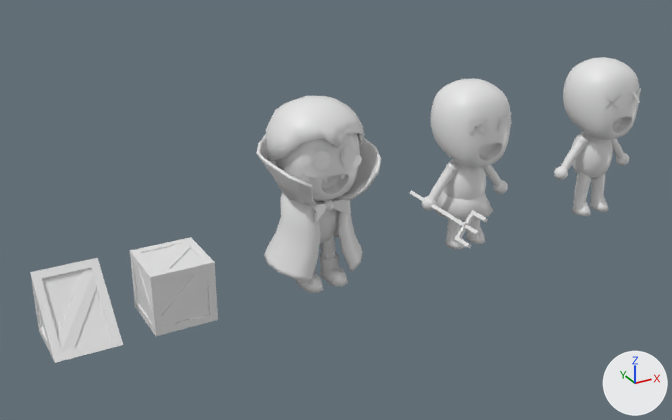
Renders of the FBX model Assets/FBX/adorable-vampire.fbx from each side of a commit.
Rendered twice from a 50 mm lens placed at (-6.44, -12.36, 7.35), pointed at (0.39, 0.07, 1.13). Arrows for +X, +Y and +Z are at lower right; the lights stay in place. Where no turn or scale is listed for an object, it has been applied to the vertices.

The first picture shows 'Crate', 'CrateSlope', 'Cube.008', 'PersonGibBody', 'PersonGibHead', 'PersonGibLefArm', 'PersonGibLeftLeg', 'PersonGibRightArm', 'PersonGibRightLeg', 'PersonMesh', 'SkirtMesh', 'VampireMesh'.
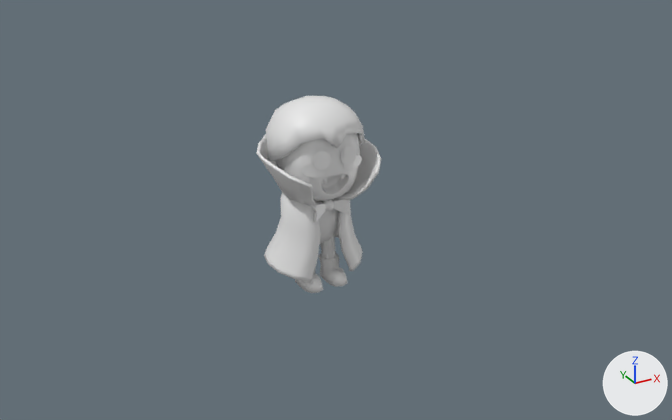
Pixel boxes (x1, y1, x2, y2) of what changed, in the pictures (672 x 420 px):
```json
{"object": "PersonMesh", "change": "deleted", "before": [422, 78, 512, 249]}
{"object": "CrateSlope", "change": "deleted", "before": [30, 258, 123, 363]}
{"object": "Crate", "change": "deleted", "before": [130, 237, 218, 336]}
{"object": "PersonGibHead", "change": "deleted", "before": [563, 57, 641, 140]}
{"object": "PersonGibBody", "change": "deleted", "before": [572, 132, 613, 179]}
{"object": "SkirtMesh", "change": "deleted", "before": [434, 190, 493, 221]}
{"object": "PersonGibRightLeg", "change": "deleted", "before": [572, 172, 591, 216]}
{"object": "PersonGibRightArm", "change": "deleted", "before": [554, 135, 588, 180]}
{"object": "Cube.008", "change": "deleted", "before": [410, 190, 488, 248]}
{"object": "PersonGibLeftLeg", "change": "deleted", "before": [590, 173, 608, 212]}
{"object": "PersonGibLefArm", "change": "deleted", "before": [610, 138, 629, 166]}
```

Scene script edits in JSON lines:
```json
{"op": "remove", "block": "ob_cube_008", "code": ["ob_cube_008 = bpy.data.objects.new('Cube.008', me_cube_013)", "ob_cube_008.location = (2.22, -0.42, 0.9)"]}
{"op": "remove", "block": "ob_persongibhead", "code": ["ob_persongibhead = bpy.data.objects.new('PersonGibHead', me_personmesh_001)", "ob_persongibhead.location = (6.0, -0.02, 2.3)"]}
{"op": "remove", "block": "ob_crate", "code": ["ob_crate = bpy.data.objects.new('Crate', me_cube_017)", "ob_crate.location = (-2.5, 0.0, 0.5)"]}
{"op": "remove", "block": "ob_persongibrightleg", "code": ["ob_persongibrightleg = bpy.data.objects.new('PersonGibRightLeg', me_personmesh_002)", "ob_persongibrightleg.location = (5.78, -0.02, 0.29)"]}
{"op": "remove", "block": "ob_crateslope", "code": ["ob_crateslope = bpy.data.objects.new('CrateSlope', me_cube_018)", "ob_crateslope.location = (-4.0, 0.0, 0.5)"]}
{"op": "remove", "block": "ob_skirtmesh", "code": ["ob_skirtmesh = bpy.data.objects.new('SkirtMesh', me_skirtmesh)", "ob_skirtmesh.location = (3.0, 0.0, 0.0)"]}
{"op": "remove", "block": "ob_persongibleftleg", "code": ["ob_persongibleftleg = bpy.data.objects.new('PersonGibLeftLeg', me_personmesh_003)", "ob_persongibleftleg.location = (6.22, -0.02, 0.29)"]}
{"op": "remove", "block": "ob_personmesh", "code": ["ob_personmesh = bpy.data.objects.new('PersonMesh', me_personmesh)", "ob_personmesh.location = (3.0, 0.0, 0.0)"]}
{"op": "remove", "block": "ob_persongibbody", "code": ["ob_persongibbody = bpy.data.objects.new('PersonGibBody', me_personmesh_006)", "ob_persongibbody.location = (6.0, 0.06, 1.14)"]}
{"op": "remove", "block": "ob_persongiblefarm", "code": ["ob_persongiblefarm = bpy.data.objects.new('PersonGibLefArm', me_personmesh_005)", "ob_persongiblefarm.location = (6.59, 0.0, 1.15)"]}
{"op": "remove", "block": "ob_persongibrightarm", "code": ["ob_persongibrightarm = bpy.data.objects.new('PersonGibRightArm', me_personmesh_004)", "ob_persongibrightarm.location = (5.41, 0.0, 1.15)"]}
```
